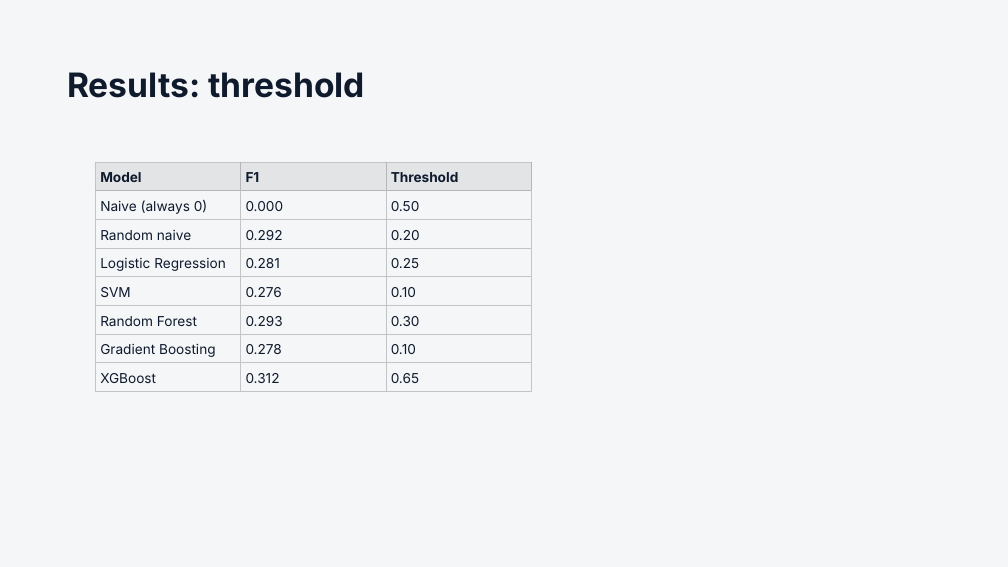
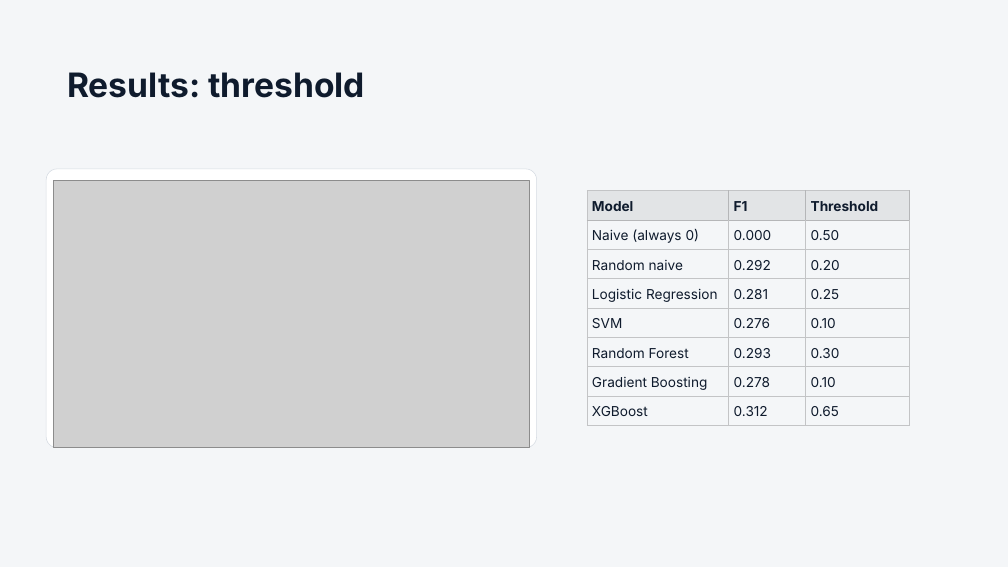
Before and after one commit to Nathan-Pinheiro/AC_hockey_predictions, a slide deck: slide 14 of Predicting NHL Head Coach Changes.pptx. Drawn at 1008x567 pixels with LibreOffice and Linux fonts; fonts in the diff are those of the drawing; grey boxes stand for pictures. Boxes give left, top, right and bottom in pixels: in the first picture for what was removed or moved away, otherwise in the second. Text is boxed around its words. In the diff, an @@ line names an element or a change of style, - is before the commit and + after.

```diff
--- a/Predicting NHL Head Coach Changes.pptx
+++ b/Predicting NHL Head Coach Changes.pptx
@@ rounded rectangle added at box(46, 169, 537, 448), fill #FFFFFF @@
@@ rounded rectangle added at box(46, 169, 537, 448), outline #D5DBE2 0.5 pt @@
@@ picture added at box(53, 181, 529, 448) @@
@@ table: place and size @@
-table at box(95, 162, 531, 387)
+table at box(588, 191, 910, 426)
```
Also in this commit, not shown: 7 other slides changed, 1 slide added, 2 other files.
